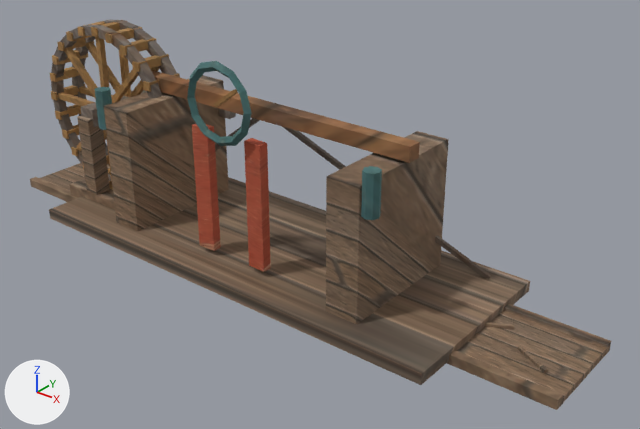
One commit to the glTF model pilots/map-rebuild-spike/landmarks/dome-basin/canal-gate-works.glb: the scene before it, then after it.
Rendered twice from a camera (50 mm lens) standing at (8.93, -9.84, 7.18) and looking at (0.9, 0.2, 0.95). Arrows for +X, +Y and +Z are at lower left; the lights stay in place. The older version comes first. Vertices at exactly the same position are counted once.

Objects in the first picture: 'canal-gate-works'.
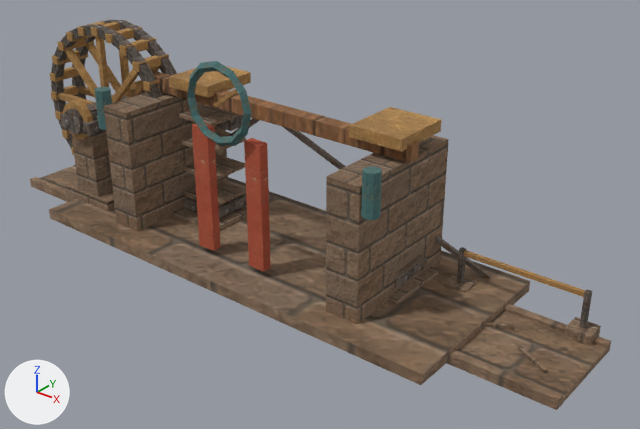
Changed parts and their boxes [x1, y1, x2, y2] in the pictures (640 x 429 px):
part 1 of me_canal_gate_works_mesh, added (brown): after [65, 181, 114, 212]
part 2 of me_canal_gate_works_mesh, added (brown): after [71, 130, 113, 197]
part 3 of me_canal_gate_works_mesh, added: after [61, 114, 105, 136]
part 4 of me_canal_gate_works_mesh, added: after [63, 100, 93, 140]
part 5 of me_canal_gate_works_mesh, added: after [64, 109, 83, 134]
part 6 of me_canal_gate_works_mesh, added (mostly hidden): after [131, 80, 147, 93]
part 7 of me_canal_gate_works_mesh, added (brown): after [173, 205, 247, 231]
part 8 of me_canal_gate_works_mesh, added: after [183, 194, 247, 218]
part 9 of me_canal_gate_works_mesh, added (brown): after [185, 179, 246, 206]
part 10 of me_canal_gate_works_mesh, added (brown): after [183, 154, 245, 180]
part 11 of me_canal_gate_works_mesh, added: after [181, 128, 246, 153]
part 12 of me_canal_gate_works_mesh, added (brown): after [179, 105, 241, 126]
part 13 of me_canal_gate_works_mesh, added (brown): after [169, 66, 251, 97]
part 14 of me_canal_gate_works_mesh, added (brown): after [389, 267, 439, 305]
part 15 of me_canal_gate_works_mesh, added: after [395, 258, 427, 288]
part 16 of me_canal_gate_works_mesh, added: after [398, 194, 429, 216]
part 17 of me_canal_gate_works_mesh, added (brown): after [349, 107, 441, 152]
part 18 of me_canal_gate_works_mesh, added (mostly hidden): after [216, 115, 243, 180]
part 19 of me_canal_gate_works_mesh, added: after [444, 247, 601, 346]
part 20 of me_canal_gate_works_mesh, surface changed: [38, 20, 611, 406] in both

The change, as a list of edits to the scene's bpy script:
```text
Change me_canal_gate_works_mesh:
    remove me_canal_gate_works_mesh.from_pydata(...)  # 1014 vertices, 1580 faces; spans x -5.6..5.6, y -1.55..1.55, z 0.0..3.61
    add me_canal_gate_works_mesh.from_pydata(...)  # 1462 vertices, 2308 faces; spans x -5.6..5.6, y -1.55..1.55, z 0.0..3.61
    me_canal_gate_works_mesh part 1: a new loose piece, a box spanning x -4.31..-3.09, y -0.93..-0.36, z 0.11..0.41, in mat_dome_basinlandmarkpackmaterial (picture img_dome_basin_landmarks_atlas)
    me_canal_gate_works_mesh part 2: a new loose piece, a box spanning x -3.99..-3.41, y -0.88..-0.42, z 0.33..1.75, in mat_dome_basinlandmarkpackmaterial (picture img_dome_basin_landmarks_atlas)
    me_canal_gate_works_mesh part 3: a new loose piece, a box spanning x -4.1..-3.31, y -0.97..-0.32, z 1.65..1.87, in mat_dome_basinlandmarkpackmaterial (picture img_dome_basin_landmarks_atlas)
    me_canal_gate_works_mesh part 4: a new loose piece, a 16-sided cylinder along y spanning x -4.05..-3.35, y -0.95..-0.83, z 1.48..2.18, in mat_dome_basinlandmarkpackmaterial (picture img_dome_basin_landmarks_atlas)
    me_canal_gate_works_mesh part 5: a new loose piece, a 12-sided cylinder along y spanning x -3.93..-3.47, y -1.03..-0.95, z 1.6..2.06, in mat_dome_basinlandmarkpackmaterial (picture img_dome_basin_landmarks_atlas)
    me_canal_gate_works_mesh part 6: a new loose piece, a 16-sided cylinder along y spanning x -4.05..-3.35, y 0.55..0.67, z 1.48..2.18, in mat_dome_basinlandmarkpackmaterial (picture img_dome_basin_landmarks_atlas)
    me_canal_gate_works_mesh part 7: a new loose piece, a box spanning x -2.03..-0.97, y -0.32..0.82, z 0.1..0.32, in mat_dome_basinlandmarkpackmaterial (picture img_dome_basin_landmarks_atlas)
    me_canal_gate_works_mesh part 8: a new loose piece, a box spanning x -1.9..-1.1, y -0.18..0.68, z 0.39..0.55, in mat_dome_basinlandmarkpackmaterial (picture img_dome_basin_landmarks_atlas)
    me_canal_gate_works_mesh part 9: a new loose piece, a box spanning x -1.88..-1.12, y -0.16..0.66, z 0.613..0.667, in mat_dome_basinlandmarkpackmaterial (picture img_dome_basin_landmarks_atlas)
    me_canal_gate_works_mesh part 10: a new loose piece, a box spanning x -1.88..-1.12, y -0.16..0.66, z 1.102..1.158, in mat_dome_basinlandmarkpackmaterial (picture img_dome_basin_landmarks_atlas)
    me_canal_gate_works_mesh part 11: a new loose piece, a box spanning x -1.88..-1.12, y -0.16..0.66, z 1.592..1.648, in mat_dome_basinlandmarkpackmaterial (picture img_dome_basin_landmarks_atlas)
    me_canal_gate_works_mesh part 12: a new loose piece, a box spanning x -1.88..-1.12, y -0.16..0.66, z 2.082..2.137, in mat_dome_basinlandmarkpackmaterial (picture img_dome_basin_landmarks_atlas)
    me_canal_gate_works_mesh part 13: a new loose piece, a box spanning x -1.95..-1.05, y -0.26..0.76, z 2.63..2.81, in mat_dome_basinlandmarkpackmaterial (picture img_dome_basin_landmarks_atlas)
    me_canal_gate_works_mesh part 14: a new loose piece, a box spanning x 1.72..2.78, y -0.32..0.82, z 0.1..0.32, in mat_dome_basinlandmarkpackmaterial (picture img_dome_basin_landmarks_atlas)
    me_canal_gate_works_mesh part 15: a new loose piece, a box spanning x 1.85..2.65, y -0.18..0.68, z 0.39..0.55, in mat_dome_basinlandmarkpackmaterial (picture img_dome_basin_landmarks_atlas)
    me_canal_gate_works_mesh part 16: a new loose piece, a box spanning x 1.87..2.63, y -0.16..0.66, z 1.592..1.648, in mat_dome_basinlandmarkpackmaterial (picture img_dome_basin_landmarks_atlas)
    me_canal_gate_works_mesh part 17: a new loose piece, a box spanning x 1.8..2.7, y -0.26..0.76, z 2.63..2.81, in mat_dome_basinlandmarkpackmaterial (picture img_dome_basin_landmarks_atlas)
    me_canal_gate_works_mesh part 18: 72 vertices added at x -5.25..-1.66, y -0.71..1.25, z 0.1..2.07
    me_canal_gate_works_mesh part 19: 40 vertices added at x 3.01..5.39, y 0.61..0.95, z 0.1..0.85
    me_canal_gate_works_mesh part 20: 1579 kept faces spanning x -5.6..5.6, y -1.55..1.55, z 0.0..3.61 get new texture (UV) coordinates
    other edits to the shape of me_canal_gate_works_mesh do not show in these pictures
```
